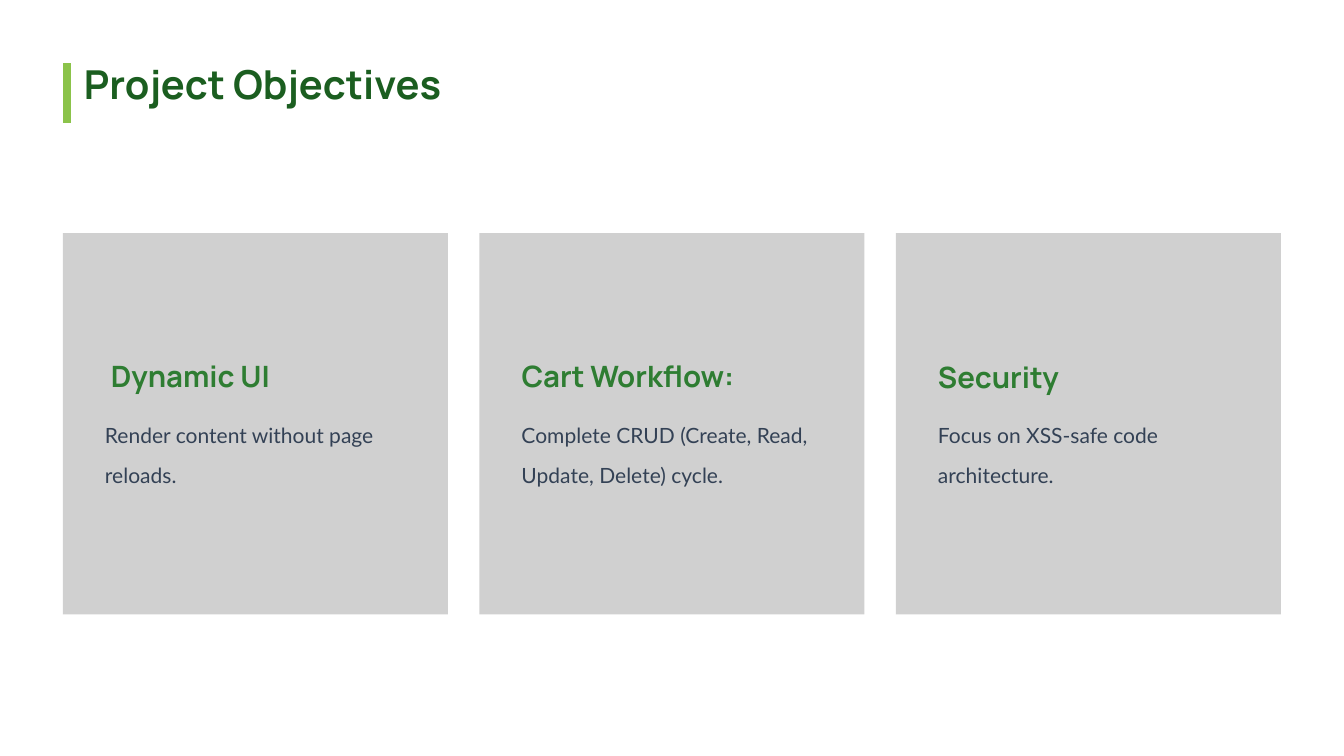
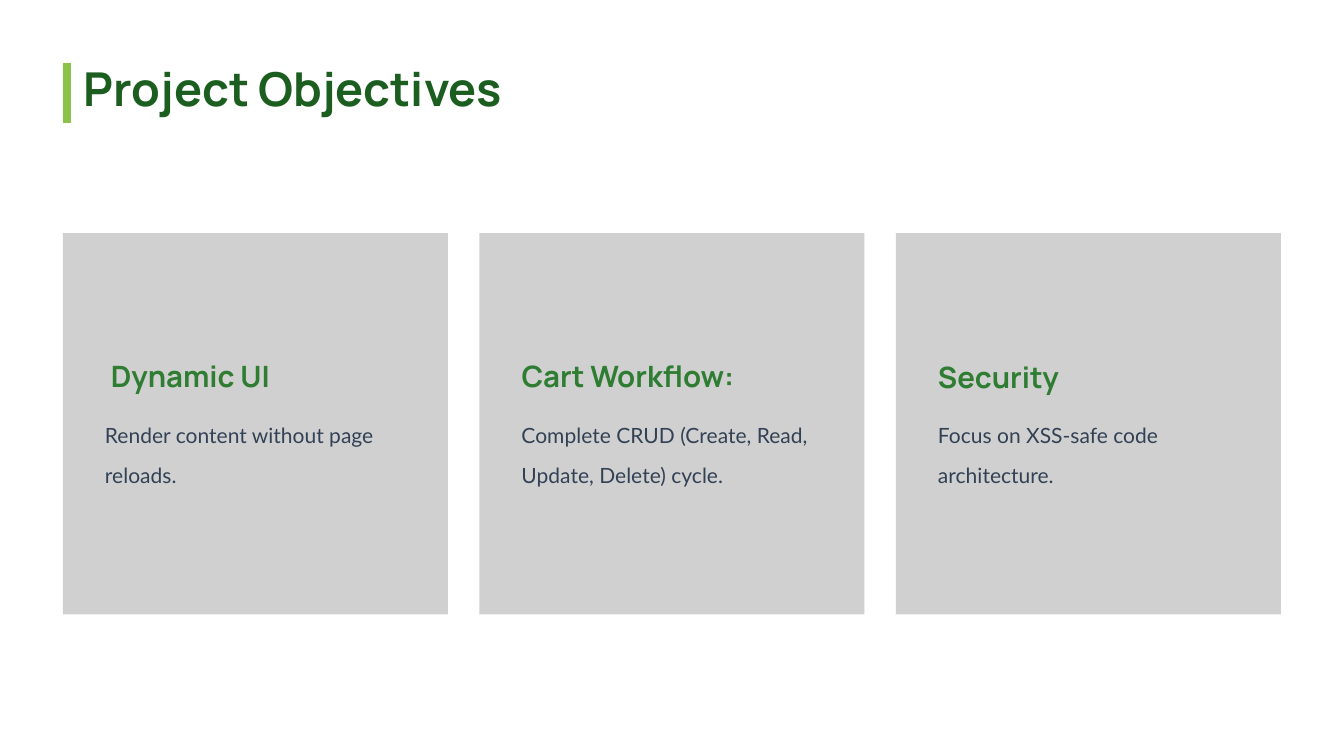
Before and after one commit to holoc2021tv/110124109, a slide deck: slide 2 of thuyettrinh.pptx. Drawn at 1344x756 pixels with LibreOffice and Linux fonts; fonts in the diff are those of the drawing; grey boxes stand for pictures; background and template pictures are left out. Boxes give left, top, right and bottom in pixels: in the first picture for what was removed or moved away, otherwise in the second. Text is boxed around its words. In the diff, an @@ line names an element or a change of style, - is before the commit and + after.

```diff
--- a/thuyettrinh.pptx
+++ b/thuyettrinh.pptx
@@ text "Project Objectives" at box(84, 71, 503, 118): size 42.8 to 50 pt; line spacing 51.3pt to 60pt @@
```
Also in this commit, not shown: 8 other slides changed, 1 slide added, 1 slide removed.
